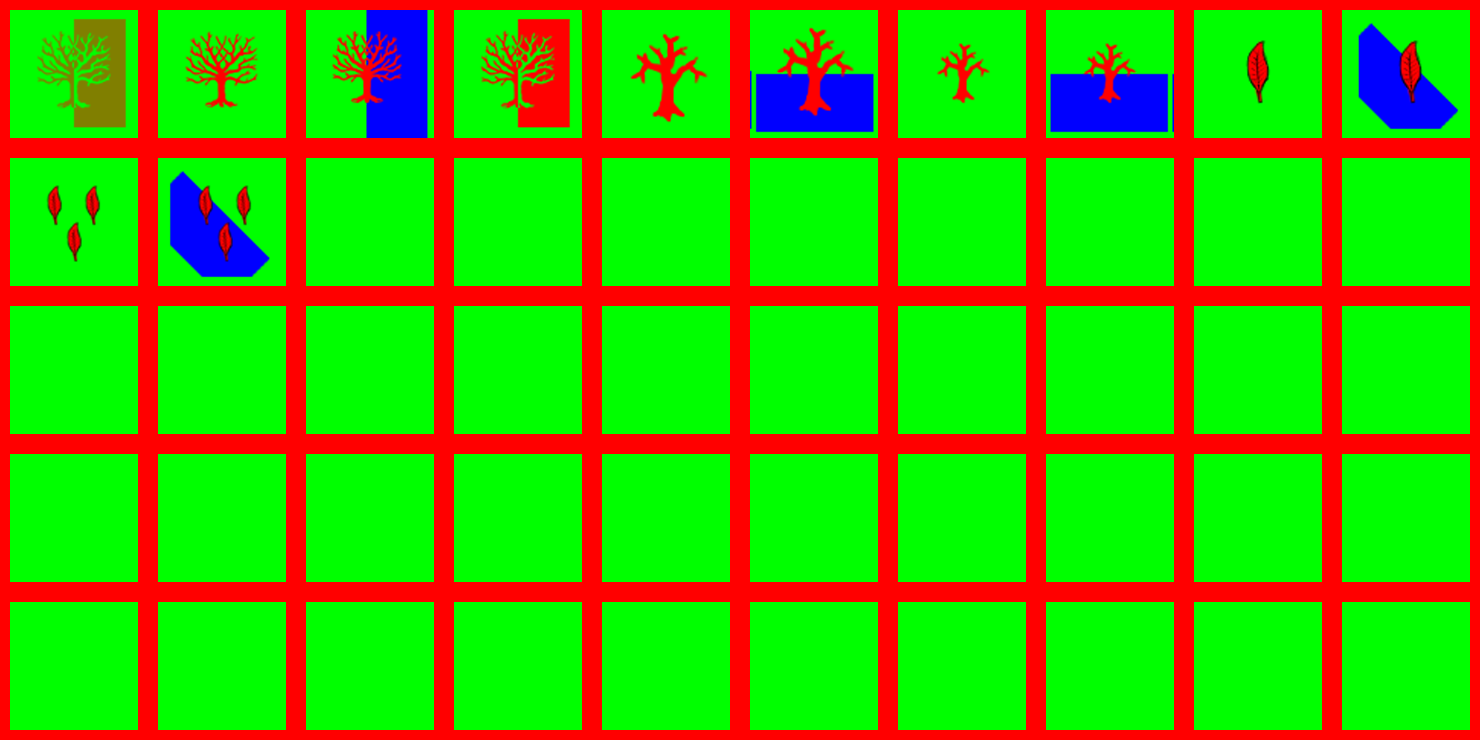
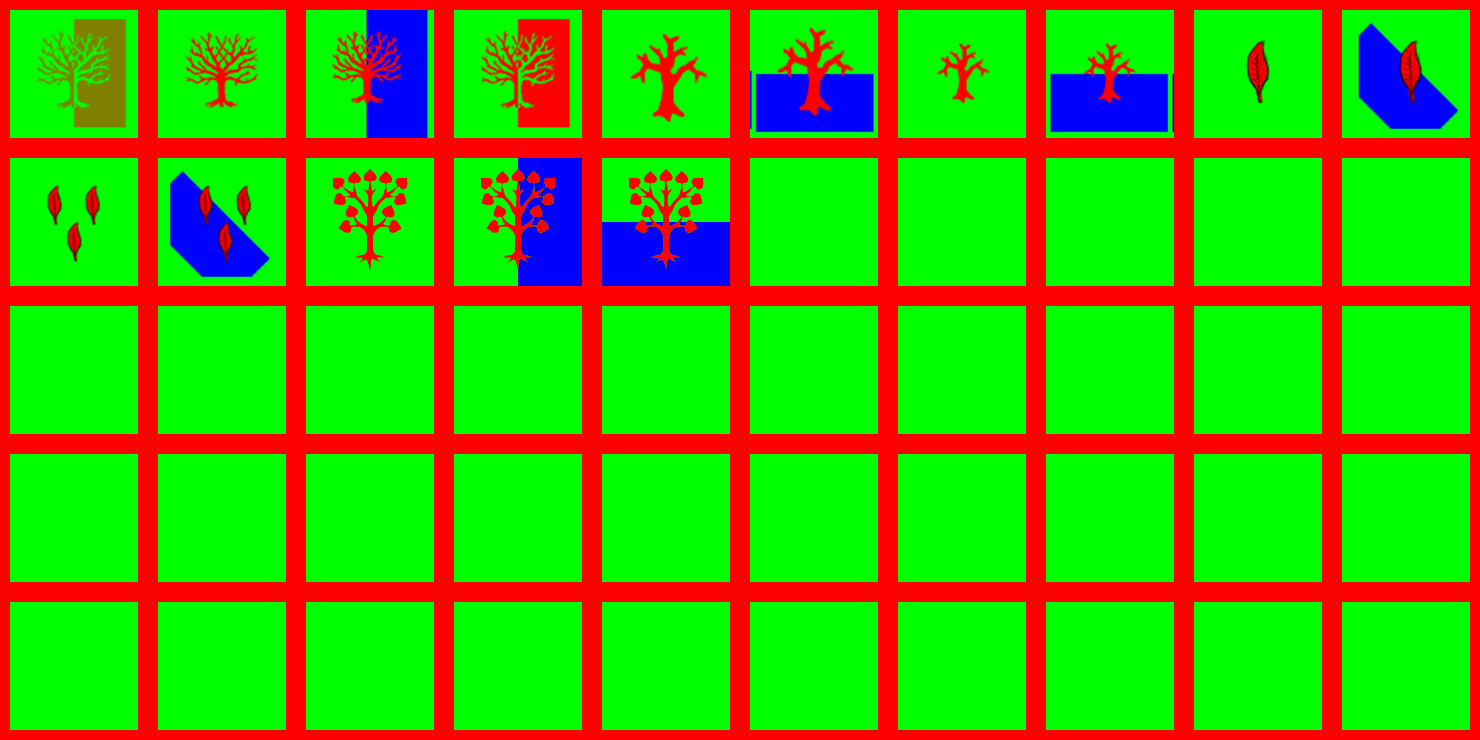
Layer changes from the first 1480x740 image to the second:
added layer "Layer 45" above "Layer 44" over [332, 169, 408, 270]
added layer "Layer 44" above "Layer 43" over [602, 169, 730, 286]
added layer "Layer 43" above "Layer 33" over [480, 158, 582, 286]
